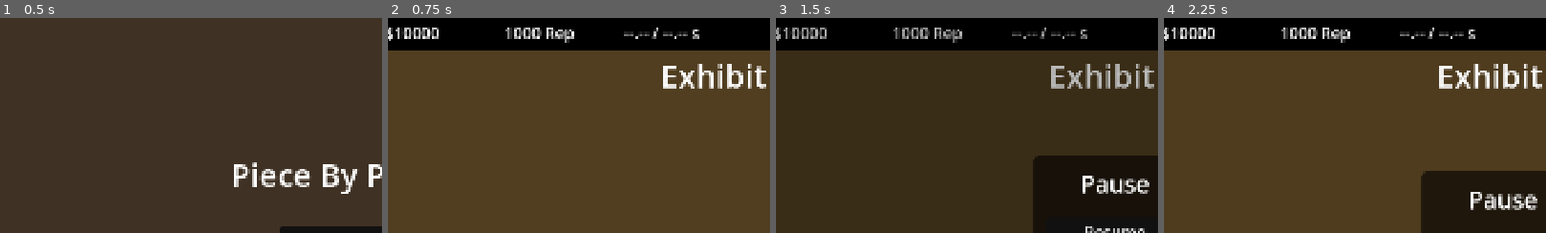
Above: before the commit, frames 1-4 (left to right).
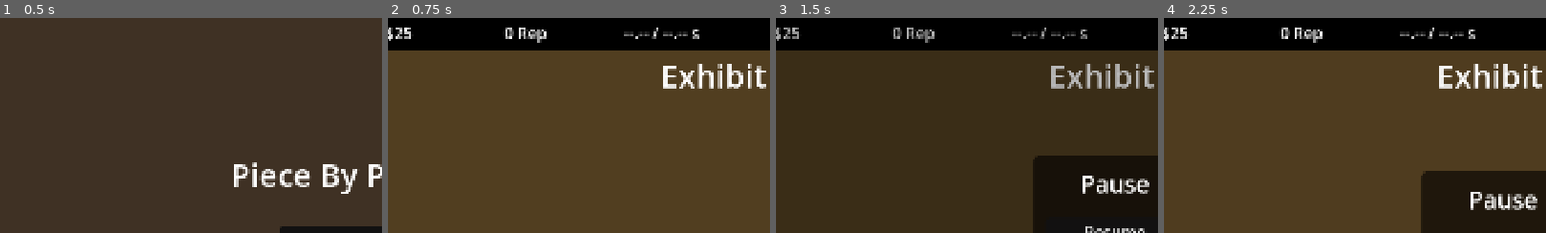
Above: after the commit, the same moments.

Repository: zsansone54/museum-game
Game: Godot game, scene res://MainMenu.tscn
The game is run twice, just before and just after one commit, with the same random seed, the same clock (stepped at 60 frames per second) and the same inputs.
Inputs:
- Up to frame 1 (0.5 s): no input
- Up to frame 2 (0.75 s): click "Start Game" at 0.5 s
- Up to frame 3 (1.5 s): click "=" at 1.25 s
- Up to frame 4 (2.25 s): click "Resume" at 2 s
The pictures show only the part of the screen within x 6-56%, y 0-50%; the shares and areas given below are measured in that part.

Frame 1 is identical in both runs. In frame 2, 1.2% of the frame differs, in the area x 2-49%, y 4-12%; in frame 3, 1.1%; in frame 4, 1.2%.

Commit message:
Update game_state.gd

Diff:
--- a/game/game_state.gd
+++ b/game/game_state.gd
@@ -41,8 +41,6 @@
 	rng.randomize()
 	if has_save_file():
 		load_game()
-	funds = 10000
-	rep = 1000
 
 
 
